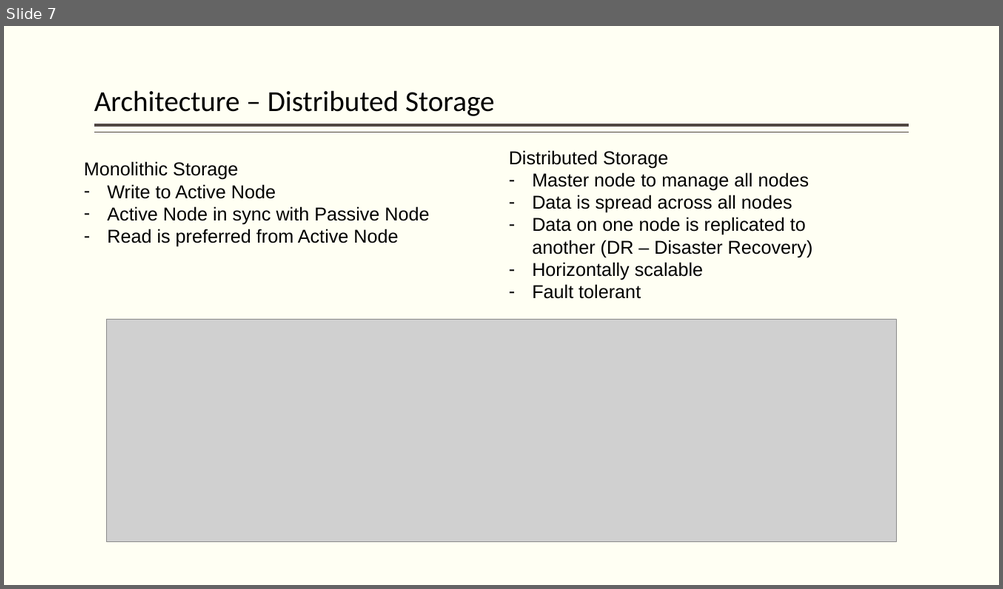
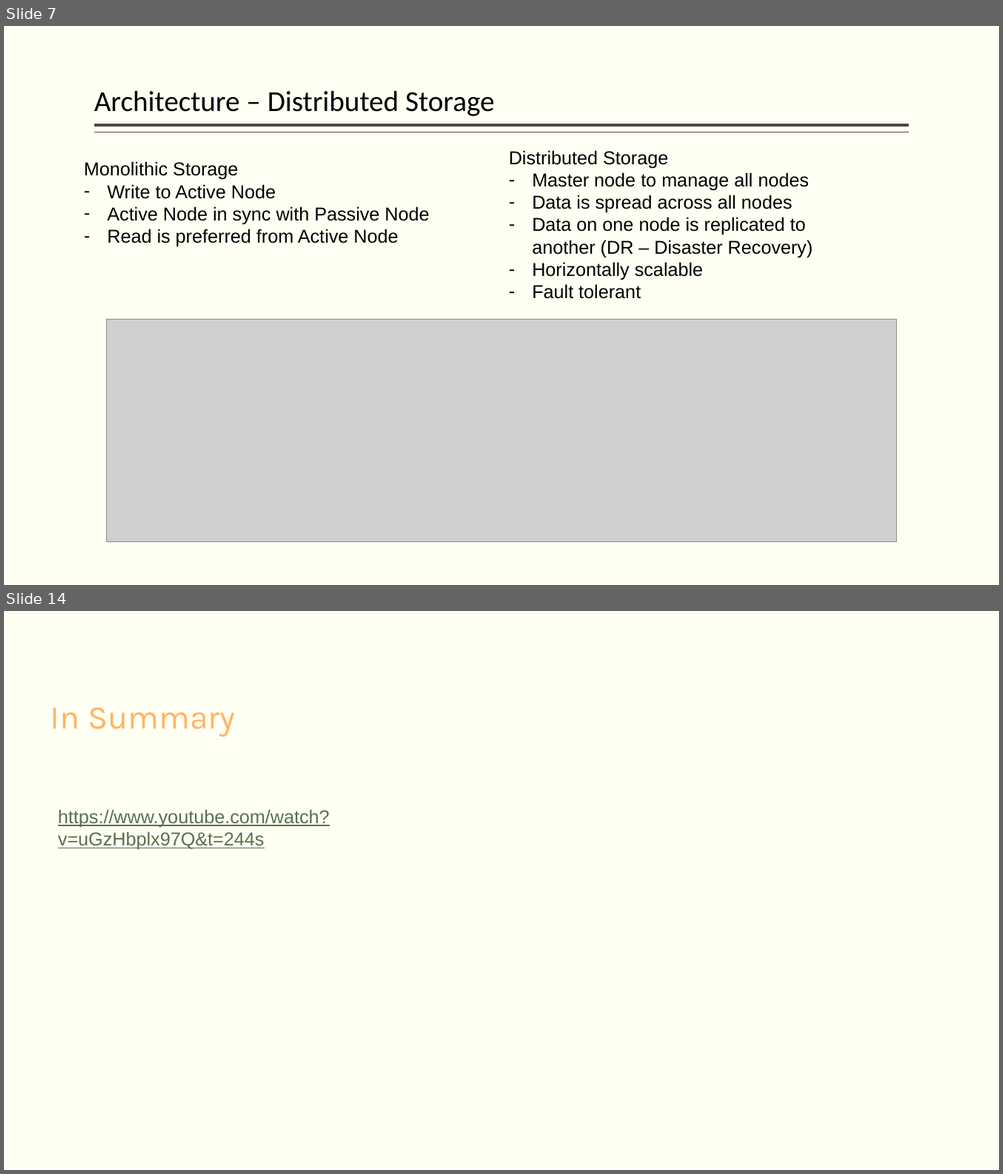
Before and after one commit to hpccsystems-solutions-lab/NCF-2021, a slide deck: BigData-ECL-NCF2021.pptx. Shown one above the other, each under a label of ours: slide 7 before the commit, slides 7 and 14 after it; the slides between them are not shown. The pictures are 1003x589 and 1003x1174 pixels, drawn with LibreOffice and Linux fonts; fonts in the diff are those of the drawing; grey boxes stand for pictures. Boxes give left, top, right and bottom in pixels: in the first picture for what was removed or moved away, otherwise in the second. Text is boxed around its words. In the diff, an @@ line names an element or a change of style, - is before the commit and + after.

```diff
--- a/BigData-ECL-NCF2021.pptx
+++ b/BigData-ECL-NCF2021.pptx
@@ slide 14 added at bbox=[4, 611, 999, 1170], background #FFFFF3 @@
@@ text added at bbox=[51, 707, 236, 737], 32 pt, text #FFB466 @@
+In Summary
@@ text added at bbox=[58, 809, 330, 849], 18 pt, text #59704F, underline @@
+https://www.youtube.com/watch?v=uGzHbplx97Q&t=244s
```
Also in this commit, not shown: 6 other slides added, 1 other file.
